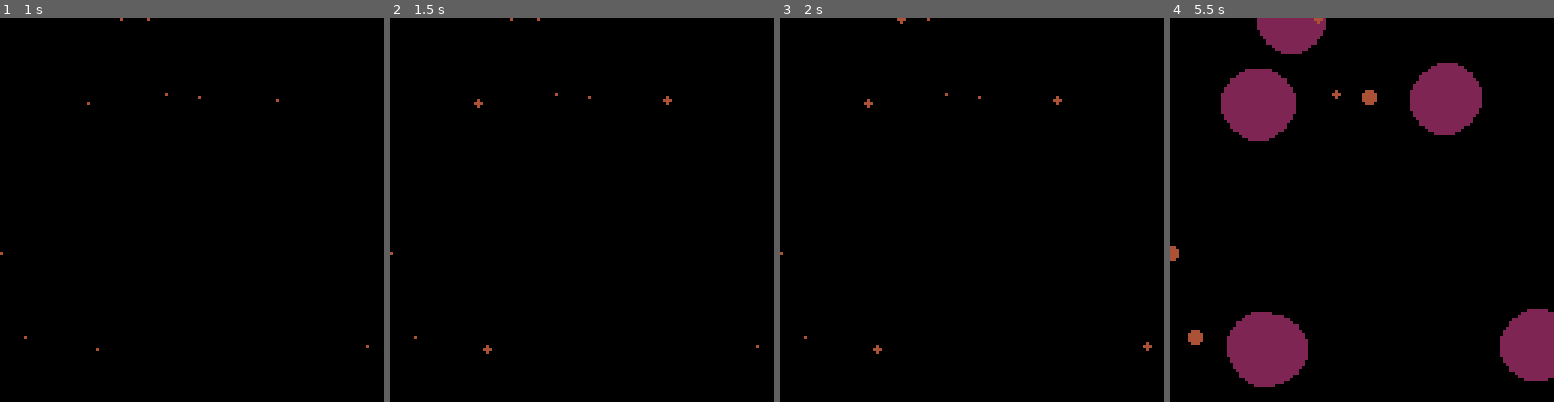
Above: before the commit, frames 1-4 (left to right).
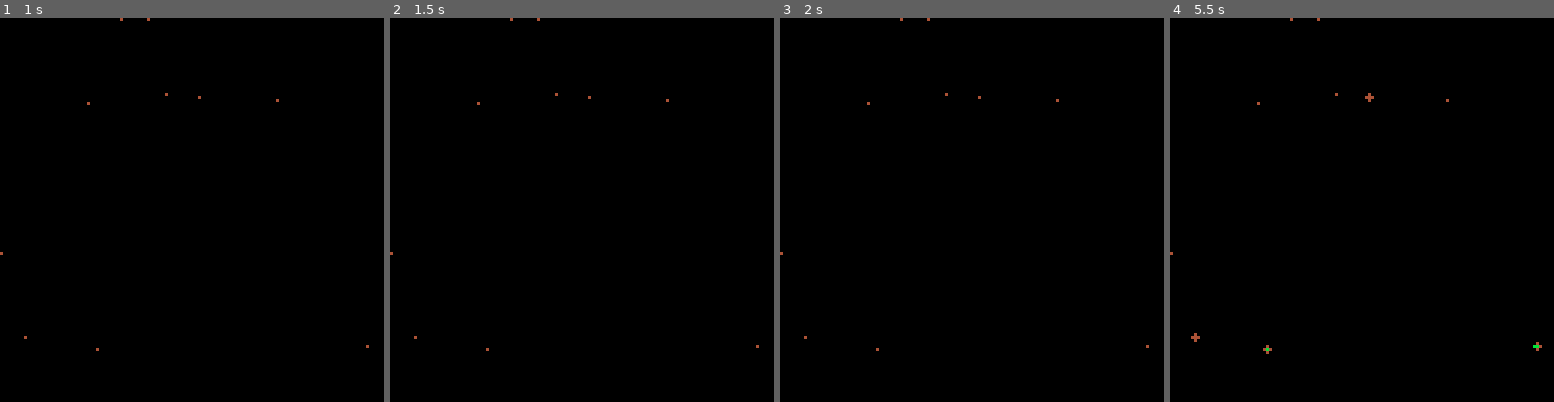
Above: after the commit, the same moments.

Repository: erwinbonsma/WhereToRootPico8
Game: PICO-8 cartridge wheretoroot.p8
Two runs of this game, one before a commit and one after it. Both use one fixed random seed, a clock stepped at 60 frames per second and the inputs below.
Inputs:
- Up to frame 1 (1 s): no input
- Up to frame 2 (1.5 s): no input
- Up to frame 3 (2 s): no input
- Up to frame 4 (5.5 s): no input

Frame 1 is identical in both runs. In frame 2, less than 0.1% of the frame differs, in the area x 21-74%, y 20-88%; in frame 3, 0.1%; in frame 4, 13%, in the area x 0-100%, y 0-97%.

Commit message:
Tweak grow animation

Diff:
--- a/wheretoroot.p8
+++ b/wheretoroot.p8
@@ -148,7 +148,7 @@
  o.x=x
  o.y=y
  o.r=o.r or 3
- o.growrate=0.05+rnd(0.1)
+ o.growrate=0.02+rnd(0.02)
  o.maxseeds=o.maxseeds or 3
  o.color=o.color or 4
 
@@ -168,20 +168,21 @@
 
 function tree:draw()
  --draw trunk
- local r=self.r*min(
-  1,self.age*2
+ local r=self.r*(
+  min(1,self.age*2)
+  -max(0,self.age-0.8)*5
  )
  circfill(
   self.x,self.y,r,self.color
  )
- if (self.age<0.5) return
 
  --draw leaves
- r=(self.age-0.5)*2*self.r
+ local m=min(0.5,self.age-0.2)*2
+ r=m*2*self.r
  for a in all(self.seed_angles) do
   local x=self.x+cos(a)*r
   local y=self.y+sin(a)*r
-  circfill(x,y,11,2)
+  circfill(x,y,m*2.5,11)
  end
 end
 
